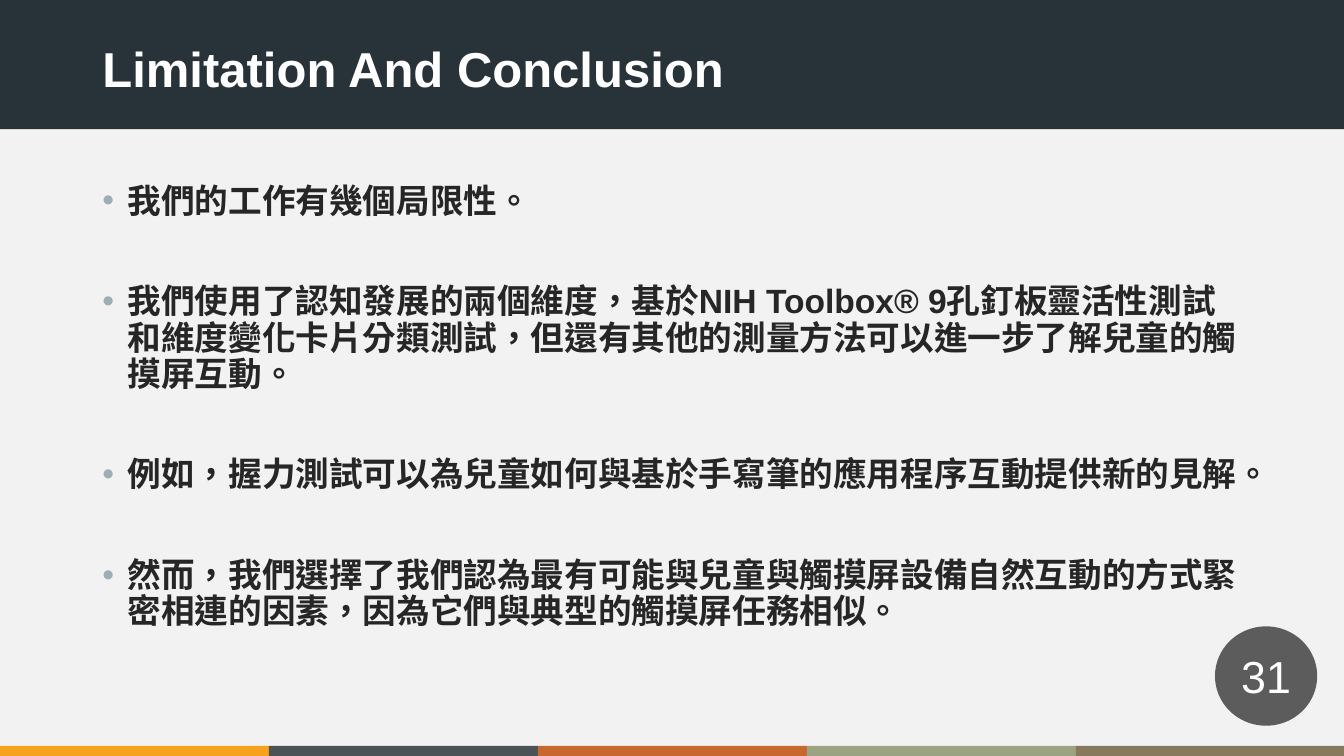
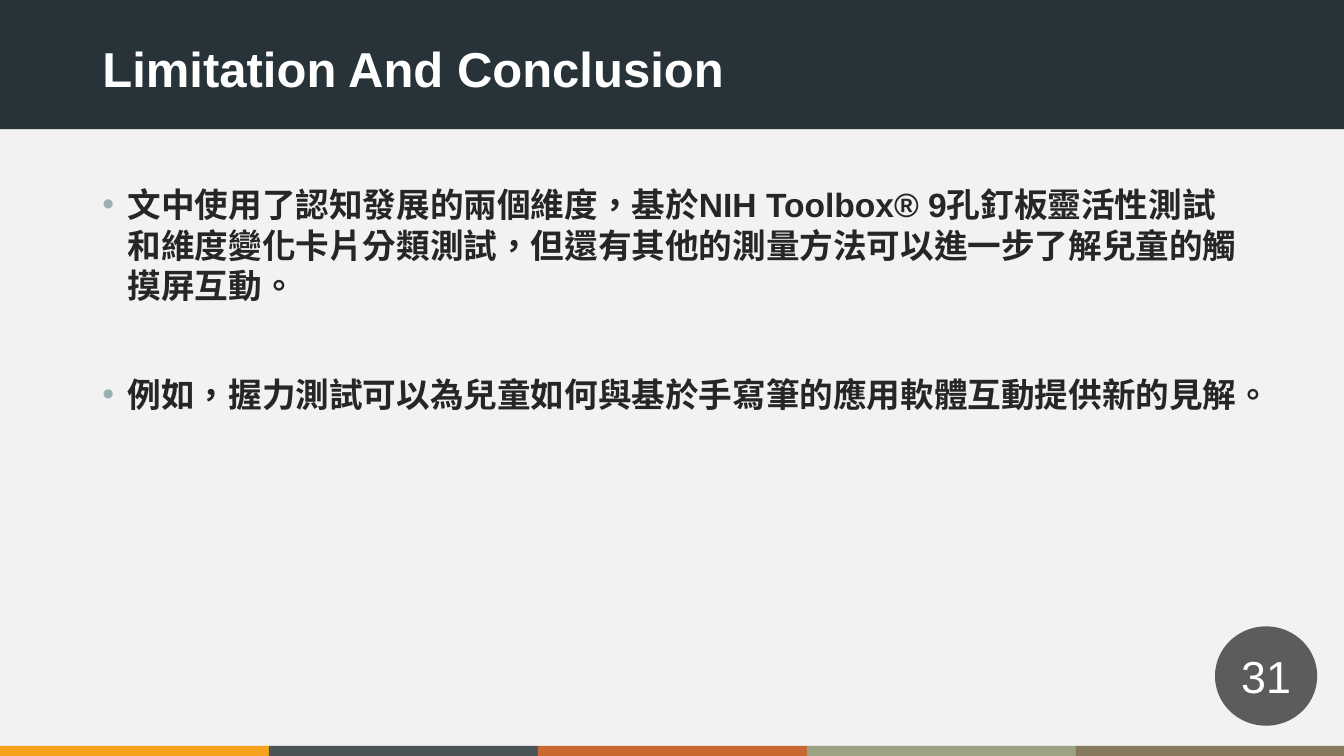
Before and after one commit to crkteam/school, a slide deck: slide 31 of 我的論文/2021-9-26報告內容/2021-9-27.pptx. Drawn at 1344x756 pixels with LibreOffice and Linux fonts; fonts in the diff are those of the drawing. Boxes give left, top, right and bottom in pixels: in the first picture for what was removed or moved away, otherwise in the second. Text is boxed around its words. In the diff, an @@ line names an element or a change of style, - is before the commit and + after.

```diff
--- a/我的論文/2021-9-26報告內容/2021-9-27.pptx
+++ b/我的論文/2021-9-26報告內容/2021-9-27.pptx
@@ text at box(128, 188, 1270, 410): text changed @@
-• 我們的工作有幾個局限性。
-• 我們使用了認知發展的兩個維度，基於NIH Toolbox® 9孔釘板靈活性測試和維度變化卡片分類測試，但還有其他的測量方法可以進一步了解兒童的觸摸屏互動。
-• 例如，握力測試可以為兒童如何與基於手寫筆的應用程序互動提供新的見解。
-• 然而，我們選擇了我們認為最有可能與兒童與觸摸屏設備自然互動的方式緊密相連的因素，因為它們與典型的觸摸屏任務相似。
+• 文中使用了認知發展的兩個維度，基於NIH Toolbox® 9孔釘板靈活性測試和維度變化卡片分類測試，但還有其他的測量方法可以進一步了解兒童的觸摸屏互動。
+• 例如，握力測試可以為兒童如何與基於手寫筆的應用軟體互動提供新的見解。
```
Also in this commit, not shown: 6 other slides changed, 2 other files.
